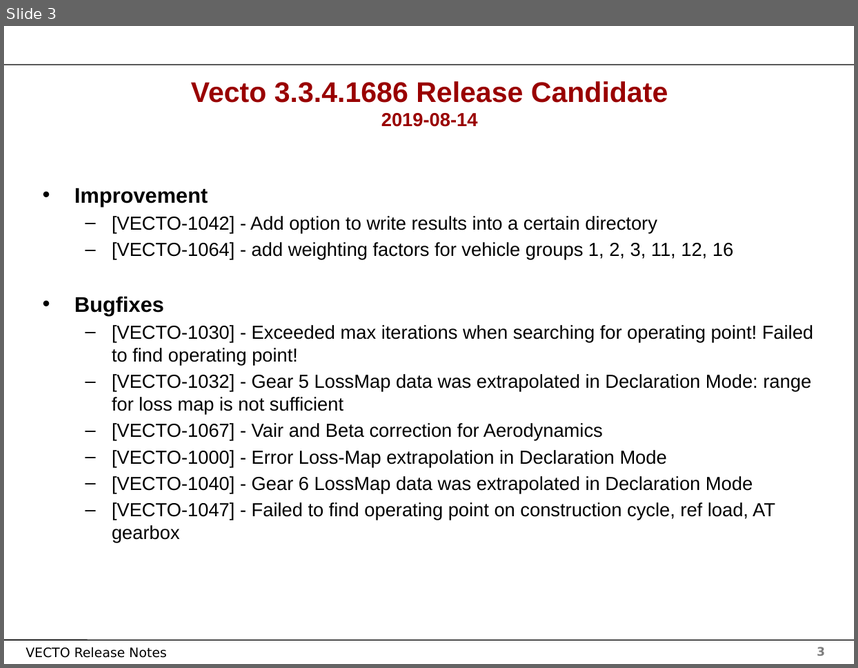
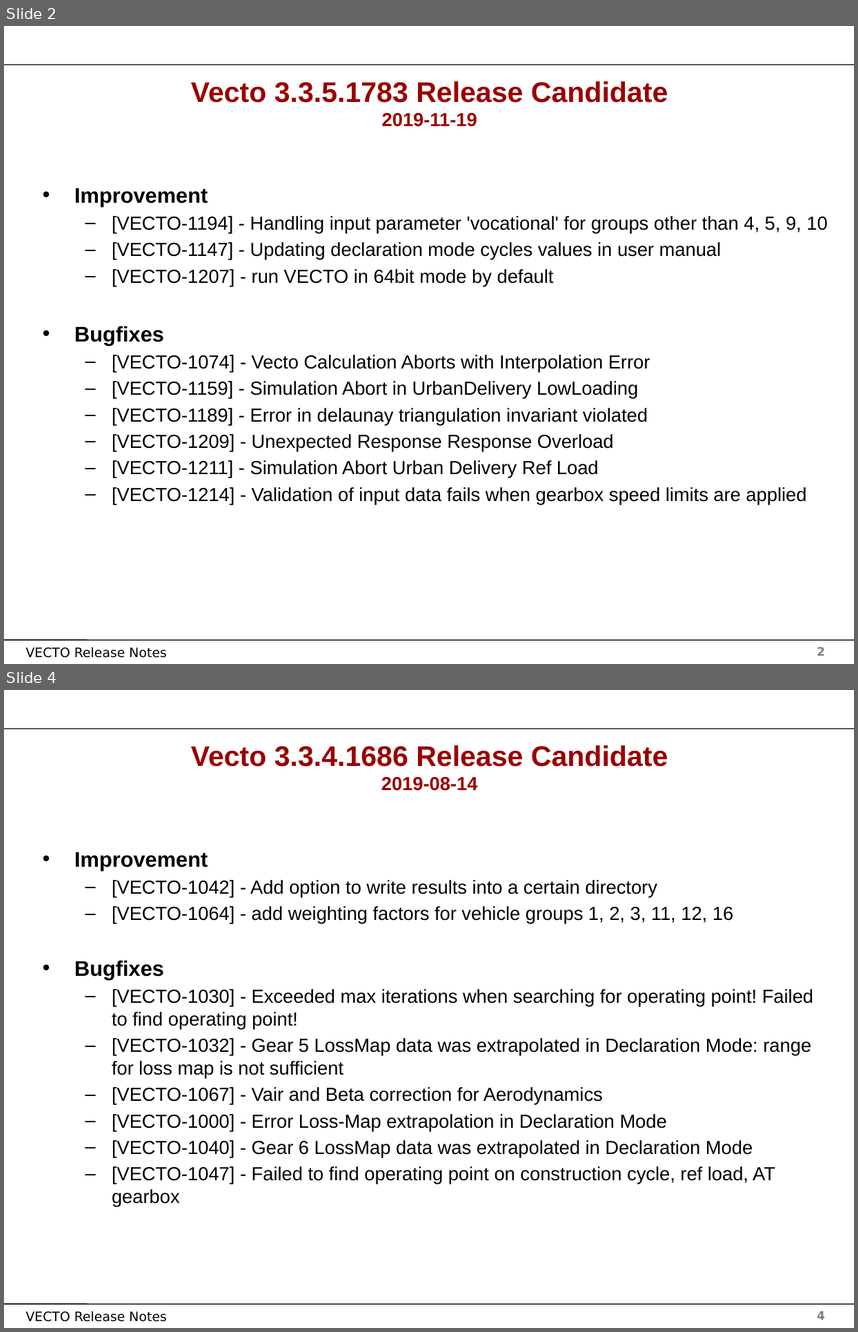
Before and after one commit to tanawadeatharva/BharatVECTO, a slide deck: Documentation/User Manual Source/Release Notes Vecto3.x.pptx. Shown one above the other, each under a label of ours: slide 3 before the commit, slides 2 and 4 after it; the slides between them are not shown. The pictures are 858x668 and 858x1332 pixels, drawn with LibreOffice and Linux fonts; fonts in the diff are those of the drawing; background and template pictures are left out. Boxes give left, top, right and bottom in pixels: in the first picture for what was removed or moved away, otherwise in the second. Text is boxed around its words. In the diff, an @@ line names an element or a change of style, - is before the commit and + after.

```diff
--- a/Documentation/User Manual Source/Release Notes Vecto3.x.pptx
+++ b/Documentation/User Manual Source/Release Notes Vecto3.x.pptx
@@ slide 2 added at [4, 26, 854, 664], background #FFFFFF; not listed: 4 template elements that a slide beside it also shows @@
@@ title added at [191, 81, 668, 127], 24 pt, text #990000, bold @@
+Vecto 3.3.5.1783 Release Candidate
+2019-11-19
@@ text added at [74, 187, 827, 504], 16 pt, text #000000 @@
+• Improvement
+  – [VECTO-1194] - Handling input parameter 'vocational' for groups other than 4, 5, 9, 10
+  – [VECTO-1147] - Updating declaration mode cycles values in user manual
+  – [VECTO-1207] - run VECTO in 64bit mode by default
+• Bugfixes
+  – [VECTO-1074] - Vecto Calculation Aborts with Interpolation Error
+  – [VECTO-1159] - Simulation Abort in UrbanDelivery LowLoading
+  – [VECTO-1189] - Error in delaunay triangulation invariant violated
+  – [VECTO-1209] - Unexpected Response Response Overload
+  – [VECTO-1211] - Simulation Abort Urban Delivery Ref Load
+  – [VECTO-1214] - Validation of input data fails when gearbox speed limits are applied
@@ what was slide 3 is now slide 4 @@
@@ page number at [817, 1310, 825, 1319]: text changed @@
-3
+4
```
Also in this commit, not shown: 2 slides changed, 13 other files.
